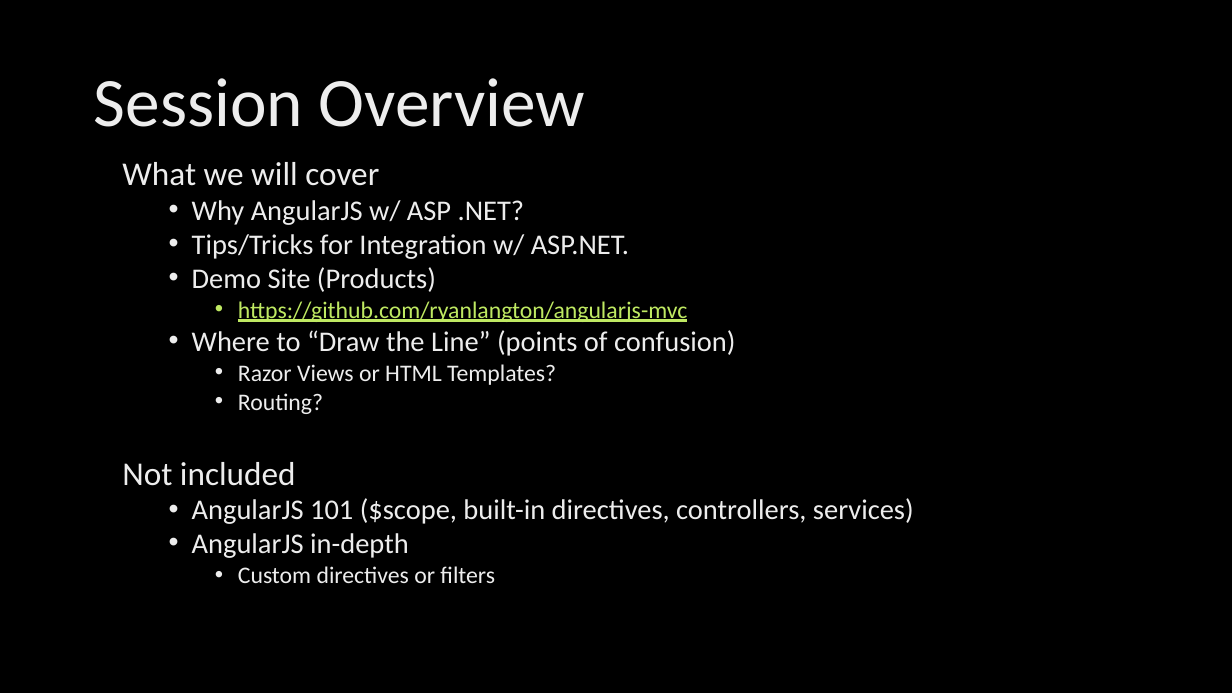
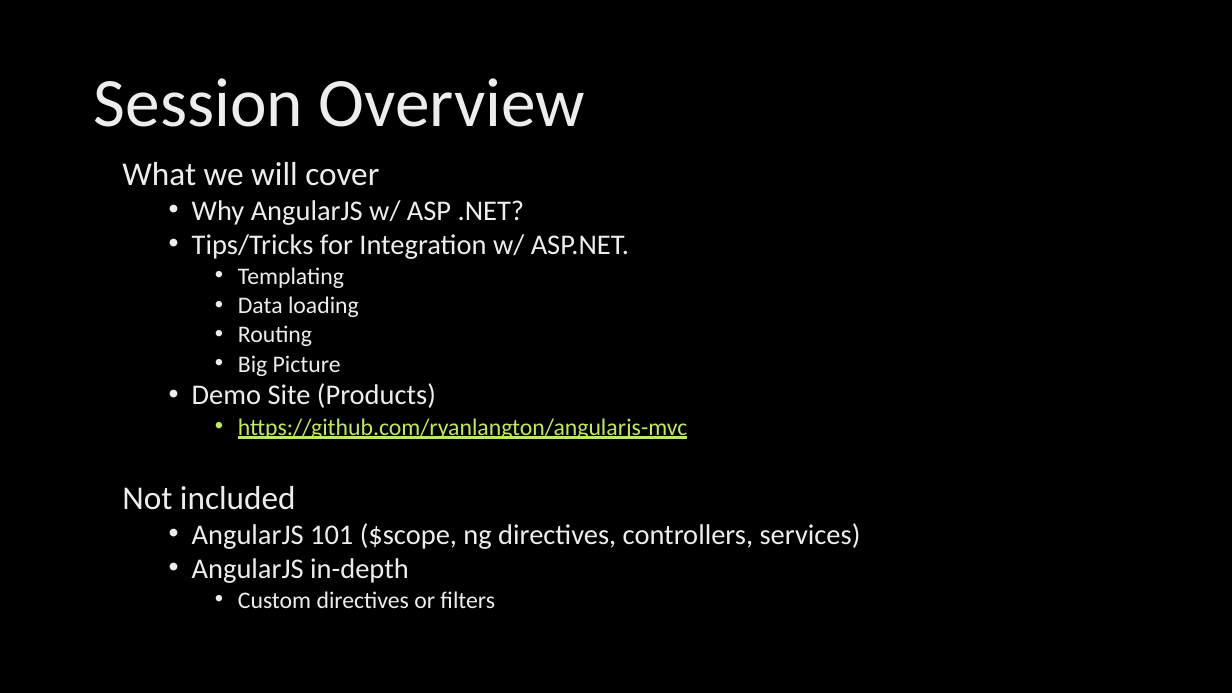
Before and after one commit to ryanlangton/angularjs-mvc, a slide deck: slide 3 of AngularJSdotNet.pptx. Drawn at 1232x693 pixels with LibreOffice and Linux fonts; fonts in the diff are those of the drawing; background and template pictures are left out. Boxes give left, top, right and bottom in pixels: in the first picture for what was removed or moved away, otherwise in the second. Text is boxed around its words. In the diff, an @@ line names an element or a change of style, - is before the commit and + after.

```diff
--- a/AngularJSdotNet.pptx
+++ b/AngularJSdotNet.pptx
@@ text at [238,267,359,376]: paragraphs added @@
+    • Templating
+    • Data loading
+    • Routing
+    • Big Picture
@@ text at [192,330,736,414]: paragraphs removed @@
-  • Where to “Draw the Line” (points of confusion)
-    • Razor Views or HTML Templates?
-    • Routing?
@@ text at [192,523,861,549]: text changed @@
-  • AngularJS 101 ($scope, built-in directives, controllers, services)
+  • AngularJS 101 ($scope, ng directives, controllers, services)
```
Also in this commit, not shown: 17 other slides changed, 14 slides added, 6 slides removed, 35 other files.
